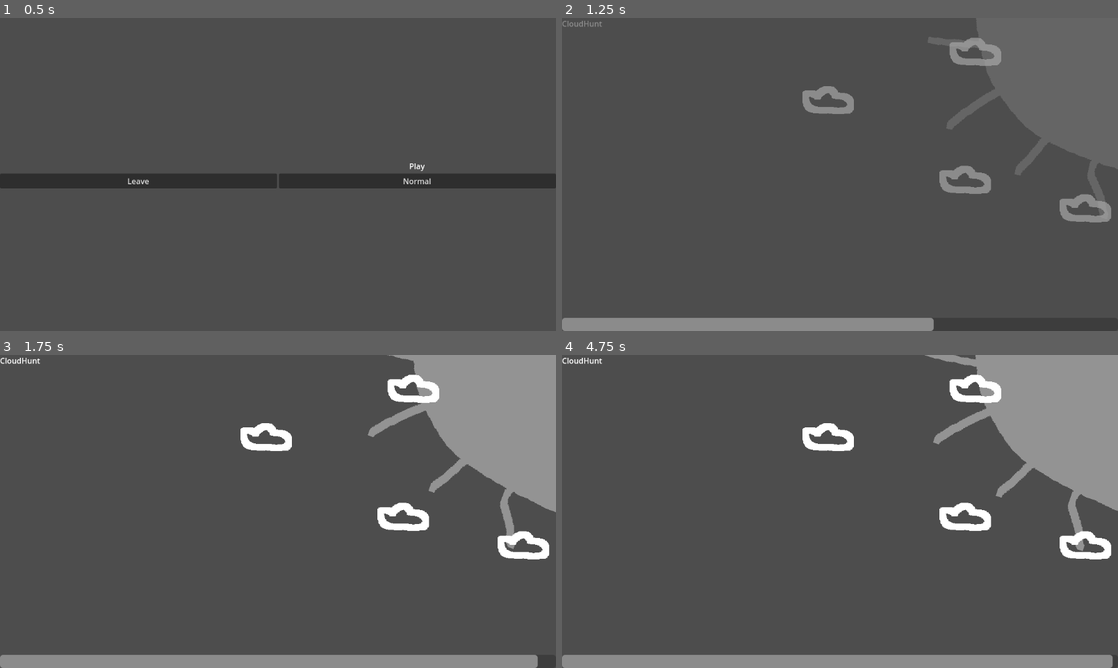
Above: before the commit, frames 1-4 (two rows, left to right).
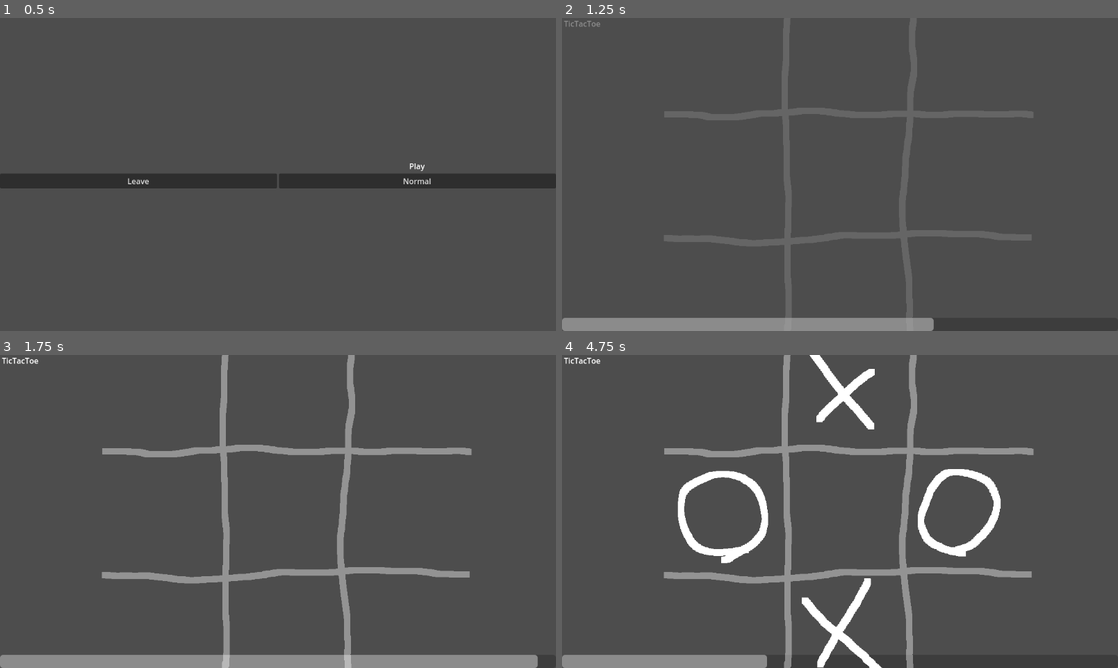
Above: after the commit, the same moments.

Repository: Lipatant/CasualTryhard
Game: Godot game, scene res://src/Scenes/SceneManager.tscn
Two runs of this game, one before a commit and one after it. Both use one fixed random seed, a clock stepped at 60 frames per second and the inputs below.
Inputs (mouse positions are in pixels of both pictures, inside the frame that each line leads up to):
- Up to frame 1 (0.5 s): no input
- Up to frame 2 (1.25 s): click "Normal" at 0.5 s
- Up to frame 3 (1.75 s): move the mouse to (400, 495) at 1.27 s; click (400, 495) at 1.42 s
- Up to frame 4 (4.75 s): move the mouse to (728, 527) at 2.02 s; click (728, 527) at 2.17 s; move the mouse to (895, 442) at 2.77 s; click (895, 442) at 2.92 s; move the mouse to (812, 574) at 3.52 s; click (812, 574) at 3.67 s; move the mouse to (1006, 558) at 4.27 s; click (1006, 558) at 4.42 s

Frame 1 is identical in both runs. In frame 2, 2.0% of the frame differs, in the area x 0-99%, y 0-66%; in frame 3, 17%; in frame 4, 23%, in the area x 0-100%, y 0-100%.

Commit message:
feat: adding TicTacToe

Diff:
--- /dev/null
+++ b/src/Games/TicTacToe.tscn
@@ -0,0 +1,96 @@
+[gd_scene load_steps=4 format=3 uid="uid://dwkvws3vu4blh"]
+
+[ext_resource type="Script" path="res://src/Games/TicTacToe/TicTacToe.gd" id="1_0r61o"]
+[ext_resource type="PackedScene" uid="uid://cexb1ymcxr3uh" path="res://src/Games/TicTacToe/TicTacToePiece.tscn" id="2_epxpp"]
+[ext_resource type="Texture2D" uid="uid://5tbc4qwbt05d" path="res://graphic/TicTacToe/Separation.png" id="3_k4evj"]
+
+[node name="TicTacToe" type="Control" node_paths=PackedStringArray("piece_container")]
+layout_mode = 3
+anchors_preset = 15
+anchor_right = 1.0
+anchor_bottom = 1.0
+grow_horizontal = 2
+grow_vertical = 2
+script = ExtResource("1_0r61o")
+piece_container = NodePath("Node2D/PieceContainer")
+rule = 10
+win_on_end = false
+
+[node name="Label" type="Label" parent="."]
+layout_mode = 0
+offset_right = 84.0
+offset_bottom = 23.0
+text = "TicTacToe"
+horizontal_alignment = 1
+vertical_alignment = 1
+
+[node name="Node2D" type="Node2D" parent="."]
+position = Vector2(1, 0)
+
+[node name="Sprite2D" type="Sprite2D" parent="Node2D"]
+modulate = Color(1, 1, 1, 0.392157)
+position = Vector2(593, 329)
+texture = ExtResource("3_k4evj")
+
+[node name="PieceContainer" type="Node2D" parent="Node2D"]
+
+[node name="Piece1" parent="Node2D/PieceContainer" instance=ExtResource("2_epxpp")]
+position = Vector2(336, 77)
+
+[node name="Piece2" parent="Node2D/PieceContainer" instance=ExtResource("2_epxpp")]
+position = Vector2(588, 78)
+
+[node name="Sprite2D" parent="Node2D/PieceContainer/Piece2" index="0"]
+frame = 10
+
+[node name="Piece3" parent="Node2D/PieceContainer" instance=ExtResource("2_epxpp")]
+position = Vector2(840, 84)
+
+[node name="Sprite2D" parent="Node2D/PieceContainer/Piece3" index="0"]
+frame = 11
+
+[node name="Piece4" parent="Node2D/PieceContainer" instance=ExtResource("2_epxpp")]
+position = Vector2(339, 329)
+
+[node name="Sprite2D" parent="Node2D/PieceContainer/Piece4" index="0"]
+frame = 12
+
+[node name="Piece5" parent="Node2D/PieceContainer" instance=ExtResource("2_epxpp")]
+position = Vector2(584, 325)
+
+[node name="Sprite2D" parent="Node2D/PieceContainer/Piece5" index="0"]
+frame = 13
+
+[node name="Piece6" parent="Node2D/PieceContainer" instance=ExtResource("2_epxpp")]
+position = Vector2(836, 323)
+
+[node name="Sprite2D" parent="Node2D/PieceContainer/Piece6" index="0"]
+frame = 14
+
+[node name="Piece7" parent="Node2D/PieceContainer" instance=ExtResource("2_epxpp")]
+position = Vector2(347, 580)
+
+[node name="Sprite2D" parent="Node2D/PieceContainer/Piece7" index="0"]
+frame = 15
+
+[node name="Piece8" parent="Node2D/PieceContainer" instance=ExtResource("2_epxpp")]
+position = Vector2(588, 568)
+
+[node name="Sprite2D" parent="Node2D/PieceContainer/Piece8" index="0"]
+frame = 16
+
+[node name="Piece9" parent="Node2D/PieceContainer" instance=ExtResource("2_epxpp")]
+position = Vector2(831, 564)
+
+[node name="Sprite2D" parent="Node2D/PieceContainer/Piece9" index="0"]
+frame = 17
+
+[editable path="Node2D/PieceContainer/Piece1"]
+[editable path="Node2D/PieceContainer/Piece2"]
+[editable path="Node2D/PieceContainer/Piece3"]
+[editable path="Node2D/PieceContainer/Piece4"]
+[editable path="Node2D/PieceContainer/Piece5"]
+[editable path="Node2D/PieceContainer/Piece6"]
+[editable path="Node2D/PieceContainer/Piece7"]
+[editable path="Node2D/PieceContainer/Piece8"]
+[editable path="Node2D/PieceContainer/Piece9"]
--- /dev/null
+++ b/src/Games/TicTacToe/TicTacToe.gd
@@ -0,0 +1,87 @@
+extends Game
+
+# EXPORT #
+
+@export var piece_container : Node
+
+# CONST #
+
+const _SIZE : Vector2i = Vector2i(3, 3)
+const _SIZE_FLAT : int = _SIZE.x * _SIZE.y
+const _COMBINATIONS : Array[Array] = [
+	[0, 1, 2], [3, 4, 5], [6, 7, 8], # Lines
+	[0, 3, 6], [1, 4, 7], [2, 5, 8], # Columns
+	[0, 4, 8], [2, 4, 6],            # Diags
+]
+
+# OTHER VARIABLES #
+
+var _pieces : Array[Area2D]
+var _piece_count : int = _SIZE_FLAT
+
+# READY #
+
+func _ready() -> void:
+	for child in (piece_container.get_children() if piece_container else get_children()):
+		if child is TicTacToePiece:
+			_pieces.append(child)
+	for _i in range(_SIZE_FLAT - _pieces.size()):
+		_pieces.append(null)
+
+# INPUT #
+
+func _new_click_input(position : Vector2) -> void:
+	if game_state != State.PLAYING: return
+	var piece_rect : Rect2
+	for piece : TicTacToePiece in _pieces:
+		if !piece or !piece.is_empty() or !piece.collision_shape or !piece.collision_shape.shape: continue
+		piece_rect = piece.collision_shape.shape.get_rect()
+		if !Rect2(piece.collision_shape.global_position + piece_rect.position, piece_rect.size).has_point(position):
+			continue
+		piece.set_value(TicTacToePiece.Value.CIRCLE)
+		_piece_count -= 1
+		if _has_end():
+			return
+		else:
+			return _enemy_move()
+
+func _enemy_move() -> void:
+	var move : TicTacToePiece = null
+	var moves : Array[TicTacToePiece] = []
+	for piece : TicTacToePiece in _pieces:
+		if piece and piece.is_empty():
+			moves.append(piece)
+	if !moves.is_empty():
+		move = moves[(game_manager.rng.randi() if (game_manager and game_manager.rng) else 0) % moves.size()]
+	if move:
+		move.set_value(TicTacToePiece.Value.CROSS)
+		_piece_count -= 1
+	_has_end()
+
+func _has_end() -> bool:
+	var circles : int = 0
+	var crosses : int = 0
+	for combination : Array in _COMBINATIONS:
+		circles = 0
+		crosses = 0
+		for piece in combination:
+			if !_pieces[piece] or _pieces[piece].is_empty():
+				continue
+			if _pieces[piece].get_value() == TicTacToePiece.Value.CIRCLE:
+				circles += 1
+			if _pieces[piece].get_value() == TicTacToePiece.Value.CROSS:
+				crosses += 1
+		if circles >= 3 or crosses >= 3:
+			for piece in range(_SIZE_FLAT):
+				if piece in combination or !_pieces[piece]: continue
+				_pieces[piece].set_value()
+			if circles >= 3:
+				game_end.emit(true)
+				return true
+			if crosses >= 3:
+				game_end.emit(false)
+				return true
+	if _piece_count < 1:
+		game_end.emit(true)
+		return true
+	return false
--- /dev/null
+++ b/src/Games/TicTacToe/TicTacToePiece.gd
@@ -0,0 +1,36 @@
+extends Area2D
+class_name TicTacToePiece
+
+# EXPORTS #
+
+@export var collision_shape : CollisionShape2D
+@export var sprite : Sprite2D
+
+# ENUMS #
+
+enum Value {
+	NONE,
+	CIRCLE,
+	CROSS,
+}
+
+# OTHER VARIABLES #
+
+var _value : Value = Value.NONE
+
+# READY #
+
+func _ready() -> void:
+	set_value()
+
+# VALUE #
+
+func set_value(new_value : Value = Value.NONE) -> void:
+	_value = new_value
+	sprite.frame_coords.y = new_value
+
+func get_value() -> Value:
+	return _value
+
+func is_empty() -> bool:
+	return (get_value() == Value.NONE)
--- /dev/null
+++ b/src/Games/TicTacToe/TicTacToePiece.tscn
@@ -0,0 +1,21 @@
+[gd_scene load_steps=4 format=3 uid="uid://cexb1ymcxr3uh"]
+
+[ext_resource type="Texture2D" uid="uid://dbeyqn7g3tgtb" path="res://graphic/TicTacToe/Piece.png" id="1_ary3n"]
+[ext_resource type="Script" path="res://src/Games/TicTacToe/TicTacToePiece.gd" id="1_ohe2x"]
+
+[sub_resource type="RectangleShape2D" id="RectangleShape2D_d1jq8"]
+size = Vector2(200, 200)
+
+[node name="Piece" type="Area2D" node_paths=PackedStringArray("collision_shape", "sprite")]
+script = ExtResource("1_ohe2x")
+collision_shape = NodePath("CollisionShape2D")
+sprite = NodePath("Sprite2D")
+
+[node name="Sprite2D" type="Sprite2D" parent="."]
+texture = ExtResource("1_ary3n")
+hframes = 9
+vframes = 3
+frame = 9
+
+[node name="CollisionShape2D" type="CollisionShape2D" parent="."]
+shape = SubResource("RectangleShape2D_d1jq8")
--- a/src/Scenes/GameManager/GameManager.gd
+++ b/src/Scenes/GameManager/GameManager.gd
@@ -13,14 +13,16 @@
 # CONSTS #
 
 const GAMES : Array[String] = [
-	"CloudHunt"
+	"CloudHunt",
+	"TicTacToe",
 ]
 
 # OTHER VARIABLES #
 
 var current_game : Game
+var current_game_id : int = 0
 var previous_game : Game
-var current_game_id : int = 0
+var rng : RandomNumberGenerator = RandomNumberGenerator.new()
 
 # READY #
 
Binary file added: graphic/TicTacToe/Piece.png
Not shown, added: graphic/TicTacToe/Piece.png.import
Binary file added: graphic/TicTacToe/Separation.png
Not shown, added: graphic/TicTacToe/Separation.png.import
